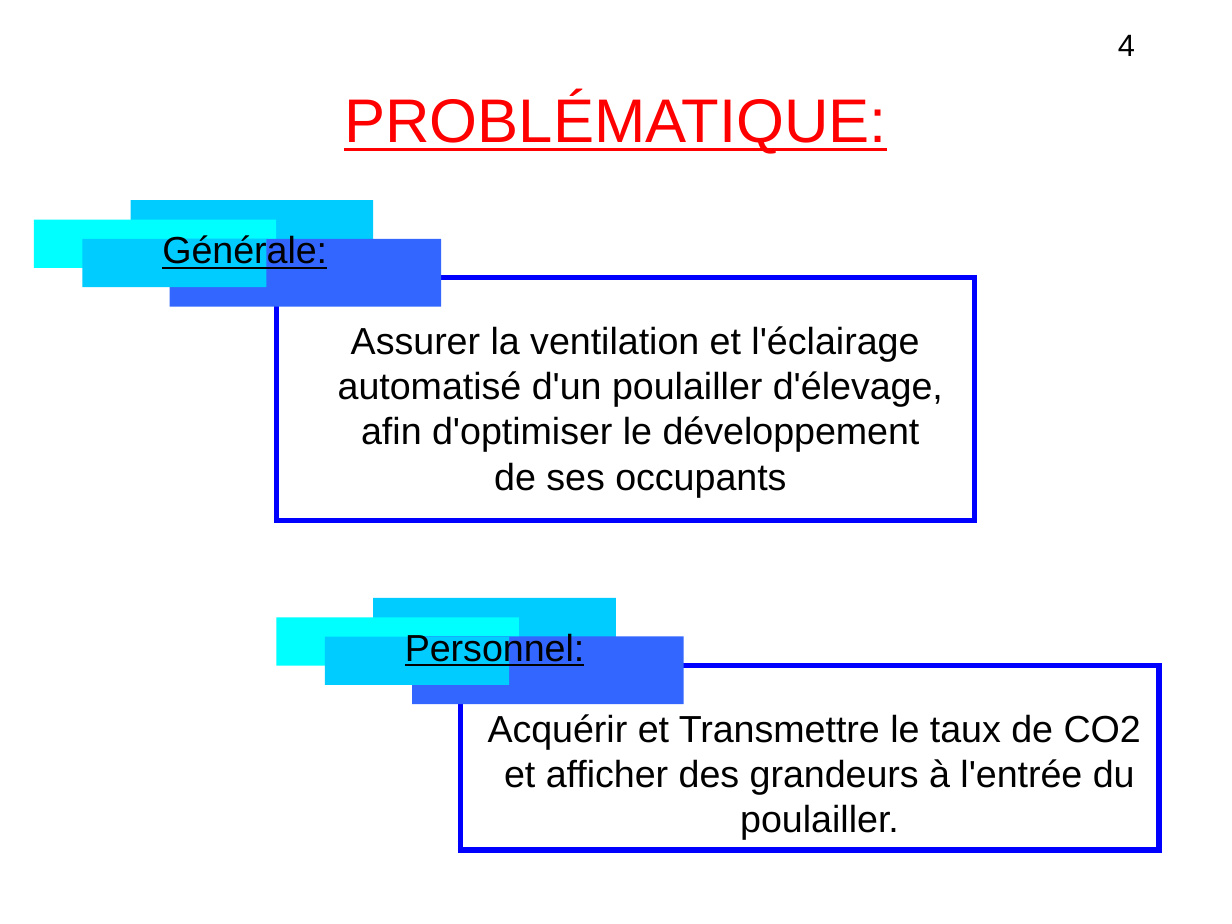
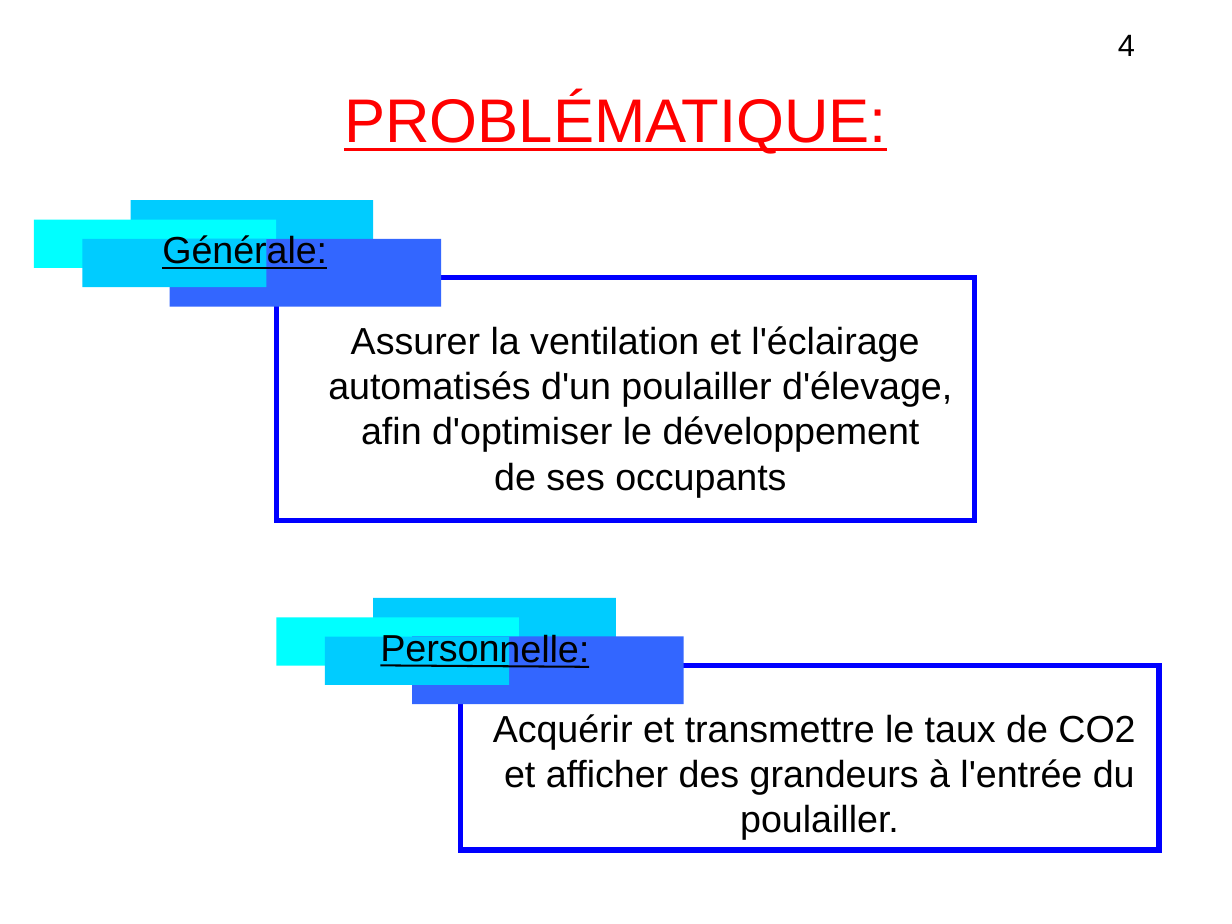
Before and after one commit to lesliesam96/Projet-STI2D, a slide deck: slide 4 of hugo/diapo_R2.odp. Drawn at 1232x924 pixels with LibreOffice and Linux fonts; fonts in the diff are those of the drawing. Boxes give left, top, right and bottom in pixels: in the first picture for what was removed or moved away, otherwise in the second. Text is boxed around its words. In the diff, an @@ line names an element or a change of style, - is before the commit and + after.

```diff
--- a/hugo/diapo_R2.odp
+++ b/hugo/diapo_R2.odp
@@ text at box(328, 371, 952, 407): text changed @@
-automatisé d'un poulailler d'élevage,
+automatisés d'un poulailler d'élevage,
@@ text at box(380, 631, 589, 669): text changed @@
-Personnel:
+Personnelle:
@@ text at box(493, 714, 1135, 749): text changed @@
-Acquérir et Transmettre le taux de CO2
+Acquérir et transmettre le taux de CO2
```
Also in this commit, not shown: 9 other slides changed.
